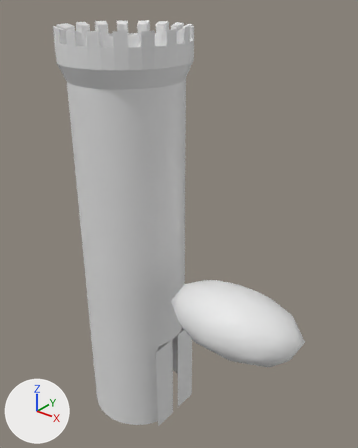
The Blender file bin/Assets/meshes/castle_turret.blend, before and after one commit.
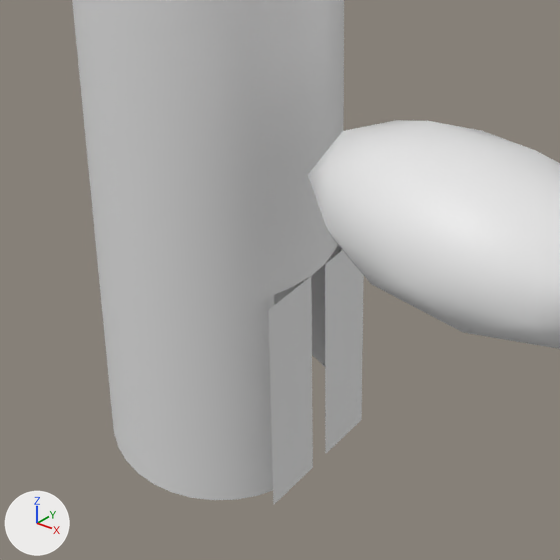
There are two pictures of each version: one whole from a camera (50 mm lens) standing at (6.09, -6.2, 8.45) and looking at (1.05, 0.1, 4.54), one close up on the part from 15% to 75% of the width and 52% to 100% of the height. Arrows for +X, +Y and +Z are at lower left; the lights stay in place.

The scene before the commit, as lines of its bpy script (objects in view):
```python
me_cylinder_001 = bpy.data.meshes.new('Cylinder.001')
me_cylinder_001.from_pydata(...)  # 107 vertices, 67 faces; spans x -1.0..1.0, y -1.0..1.0, z -3.5..3.5
me_cylinder_001.polygons.foreach_set('use_smooth', [True] * 67)
# before: 16 (0.99, 0.13, -1.5) at pixel (325, 263), 18 (1.0, -0.04, -1.5) at pixel (311, 275), 77 (0.99, 0.13, -3.5) at pixel (325, 454), 78 (1.0, -0.04, -3.5) at pixel (312, 467), 103 (0.99, 0.63, -1.5)
# before: 104 (0.99, 0.63, -3.5) at pixel (361, 419), 105 (1.0, -0.54, -1.5) at pixel (268, 309), 106 (1.0, -0.54, -3.5) at pixel (273, 505)
me_icosphere = bpy.data.meshes.new('Icosphere')
me_icosphere.from_pydata(...)  # an icosphere of 80 faces spanning x -1.54..1.54, y -0.95..0.95, z -0.72..0.72
me_icosphere.polygons.foreach_set('use_smooth', [True] * 80)
ob_cylinder = bpy.data.objects.new('Cylinder', me_cylinder_001)
ob_cylinder.location = (0.0, 0.0, 3.5)
ob_icosphere = bpy.data.objects.new('Icosphere', me_icosphere)
ob_icosphere.location = (2.695, -0.529, 3.545)
ob_icosphere.scale = (0.741, 0.741, 0.741)
```
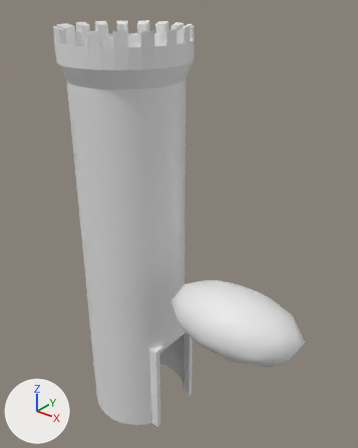
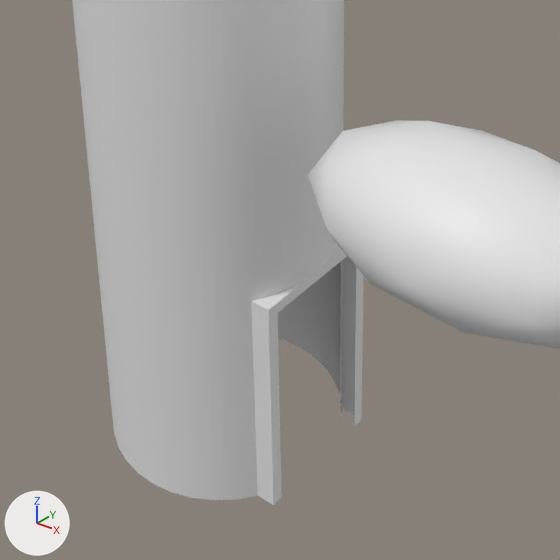
Commit message: update to turret mesh

The change, as JSON lines over the scene's bpy script:
```json
{"block": "me_cylinder_001", "where": "me_cylinder_001.from_pydata(...)  # 107 vertices, 67 faces; spans x -1.0..1.0, y -1.0..1.0, z -3.5..3.5"}
{"block": "me_cylinder_001", "where": "# used by ob_cylinder; location = (0.0, 0.0, 3.5)"}
{"block": "me_cylinder_001", "where": "# verts and faces of me_cylinder_001; kept vertices keep their numbers, new ones are numbered from 107"}
{"block": "me_cylinder_001", "change": "me_cylinder_001 part 1"}
{"op": "add", "block": "me_cylinder_001", "code": "delete_vertices([77, 78, *range(103, 107)])  # with the faces that use them"}
{"op": "add", "block": "me_cylinder_004", "code": ["me_cylinder_004 = bpy.data.meshes.new('Cylinder.004')", "me_cylinder_004.from_pydata([(0.78, 0.62, -1.5), (0.88, 0.47, -1.5), (0.95, 0.31, -1.5), (0.99, 0.04, -1.5), (0.97, -0.22, -1.5), (0.92, -0.39, -1.5), (0.83, -0.55, -1.5), (0.78, 0.62, -3.5), (0.83, -0.55, -3.5), (0.99, 0.63, -1.5), (0.99, 0.63, -3.5), (1.0, -0.54, -1.5), (1.0, -0.54, -3.5), (0.99, 0.53, -1.6), (0.99, 0.53, -3.5), (1.0, -0.44, -1.6), (1.0, -0.44, -3.5), (0.99, 0.04, -1.6)], [(1, 2), (2, 3)], [(15, 3, 11), (9, 13, 10), (10, 7, 0, 9), (0, 1, 9), (9, 1, 3), (3, 13, 9), (5, 11, 4), (6, 11, 5), (8, 12, 11, 6), (12, 15, 11), (3, 17, 13), (15, 12, 16), (3, 4, 11), (3, 15, 17), (13, 14, 10)])"]}
{"op": "add", "block": "ob_cylinder_004", "code": ["ob_cylinder_004 = bpy.data.objects.new('Cylinder.004', me_cylinder_004)", "ob_cylinder_004.location = (0.0, 0.0, 3.5)"]}
```

Changed parts and their boxes (x1, y1, x2, y2) in the close-ups (560 x 560 px):
```json
{"object": "Cylinder", "change": "reshaped", "before": [72, 0, 364, 505], "after": [72, 0, 344, 500]}
{"object": "Cylinder.004", "change": "added", "after": [251, 245, 364, 505]}
{"part": 1, "of": "me_cylinder_001", "change": "deleted", "before": [269, 250, 364, 505]}
```
